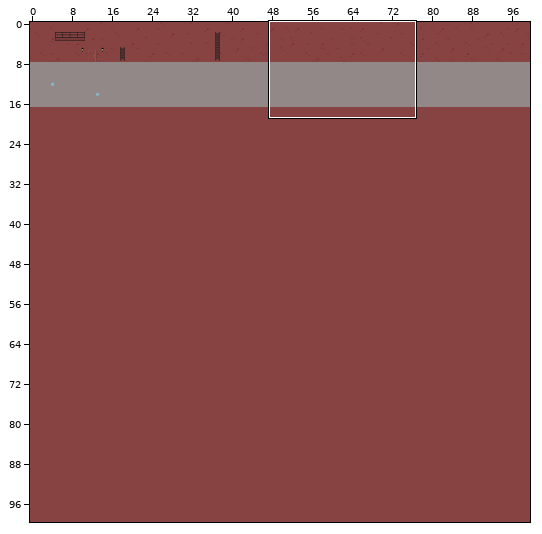
One commit to this Tiled map: maps/ep1.tmx. Above, an overview of the earlier version with the close-up marked.
Close-up. Earlier state:
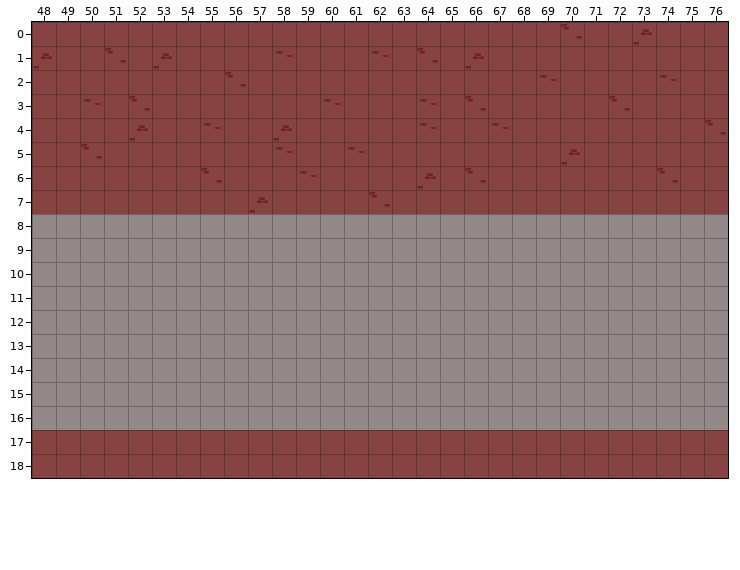
Cells are 32x32 px. Shown: x 48..76, y 0..18. The commit also changed other parts of the map, which this record leaves out.
The result:
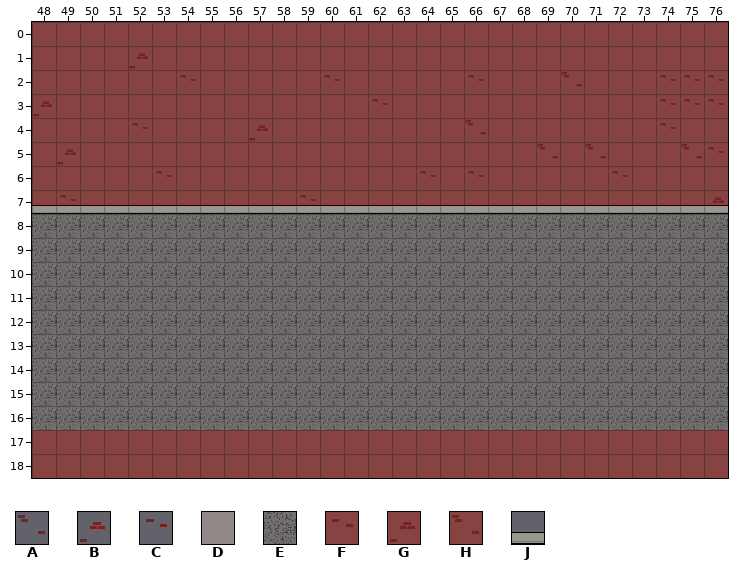
Key: from "Alley": A 0, B 1, C 5, D 38; from "Ground": E 1; from "Wall": F 9, G 10, H 11, J 22.
_ is an empty cell.
Tiles of an added or newly shown layer are drawn over the layers below it.
From old to new:
Layer "Ground":
The author changed tile D to tile E in rows 8 to 16 at x 48 to 76.
Layer "Bricks":
The author changed tile A to tile F in row 6 at x 66.
The author changed tile B to tile F in row 4 at x 52; in row 6 at x 64.
Tile F now appears in row 2 at x 54, 60, 66 and 75 to 76; in row 3 at x 62 and 74 to 76; in row 4 at x 74; in row 5 at x 76; in row 6 at x 53 and 72; in row 7 at x 49 and 59.
Tile G now appears in row 3 at x 48; in row 4 at x 57; in row 7 at x 76.
Tile H now appears in row 2 at x 70; in row 4 at x 66; in row 5 at x 69, 71 and 75.
Tile A is removed in row 0 at x 70; in row 1 at x 51 and 64; in row 2 at x 56; in row 3 at x 52, 66 and 72; in row 4 at x 76; in row 5 at x 50.
Tile A is removed in row 6 at x 55 and 74; in row 7 at x 62.
Tile B is removed in row 0 at x 73; in row 1 at x 48, 53 and 66; in row 4 at x 58; in row 5 at x 70; in row 7 at x 57.
Tile C is removed in row 1 at x 58 and 62; in row 2 at x 69; in row 3 at x 50, 60 and 64; in row 4 at x 55, 64 and 67; in row 5 at x 58 and 61; in row 6 at x 59.
Layer "WallsStuffs":
Tile J now appears in row 7 at x 48 to 76.
Layer "Ladder" (added):
Tile G now appears in row 1 at x 52; in row 5 at x 49.
Where, in picture pixels (left, top, right, bottom), the same in both close-ups:
removed: (561, 24, 582, 39)
removed: (633, 29, 652, 45)
changed: (32, 48, 728, 430)
